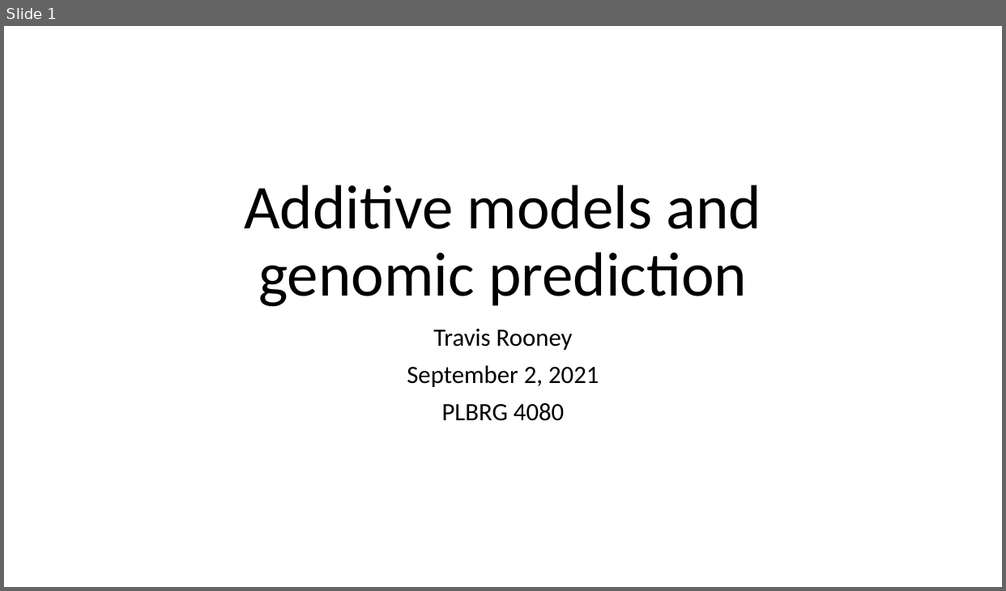
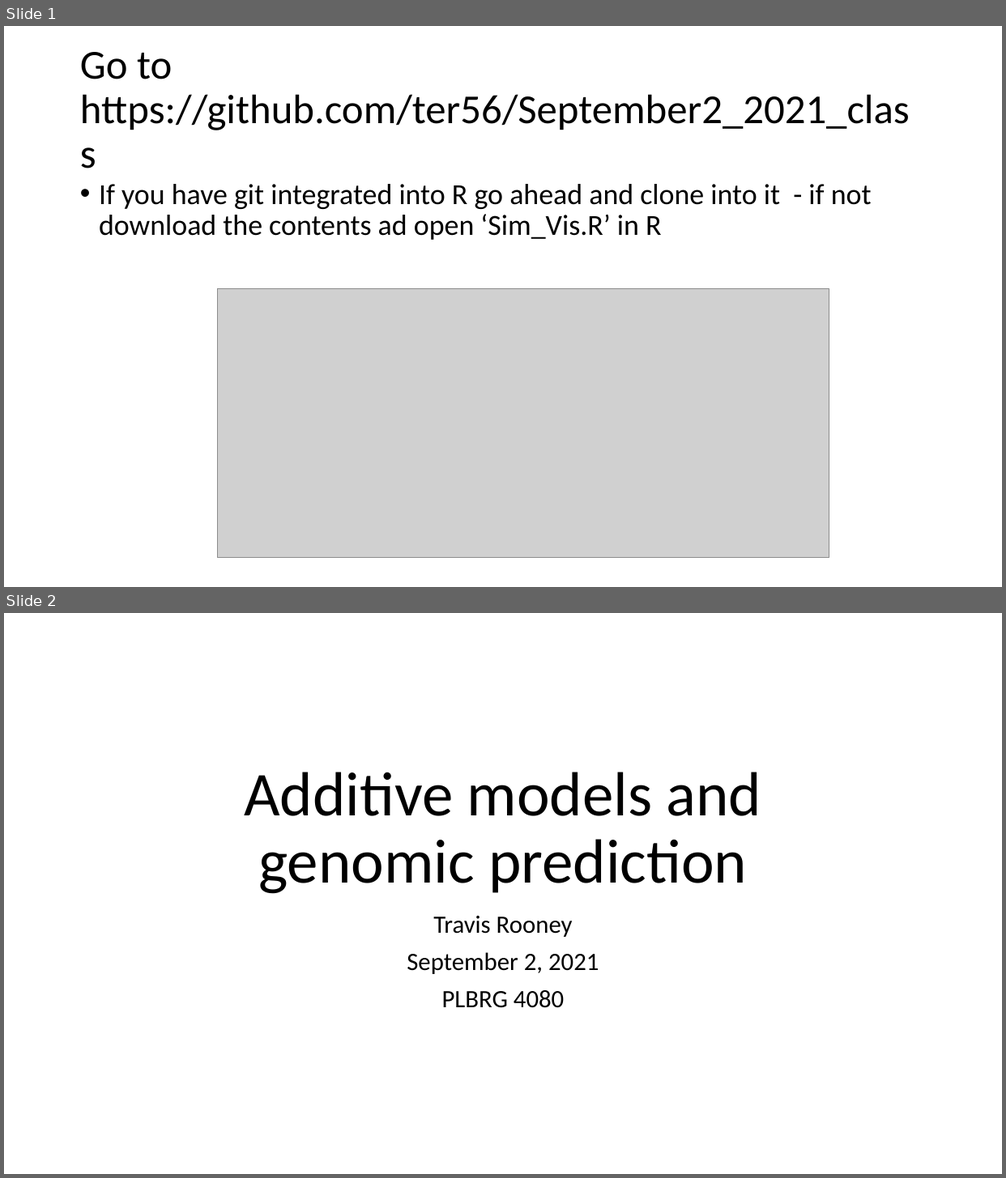
Before and after one commit to ter56/September2_2021_class, a slide deck: AdditiveModels_9_2_2021.pptx. Shown one above the other, each under a label of ours: slide 1 before the commit, slides 1 and 2 after it. The pictures are 1006x591 and 1006x1178 pixels, drawn with LibreOffice and Linux fonts; fonts in the diff are those of the drawing; grey boxes stand for pictures. Boxes give left, top, right and bottom in pixels: in the first picture for what was removed or moved away, otherwise in the second. Text is boxed around its words. In the diff, an @@ line names an element or a change of style, - is before the commit and + after.

```diff
--- a/AdditiveModels_9_2_2021.pptx
+++ b/AdditiveModels_9_2_2021.pptx
@@ slide 1 added at [4, 26, 1002, 587], background #FFFFFF @@
@@ title added at [80, 52, 910, 130], 39.6 pt, text #000000 @@
+Go to https://github.com/ter56/September2_2021_class
@@ text added at [99, 184, 872, 240], 28 pt, text #000000 @@
+• If you have git integrated into R go ahead and clone into it - if not download the contents ad open ‘Sim_Vis.R’ in R
@@ picture added at [217, 289, 829, 557] @@
@@ what was slide 1 is now slide 2 @@
```
Also in this commit, not shown: 10 slides changed, 2 other slides added, 1 other file.
